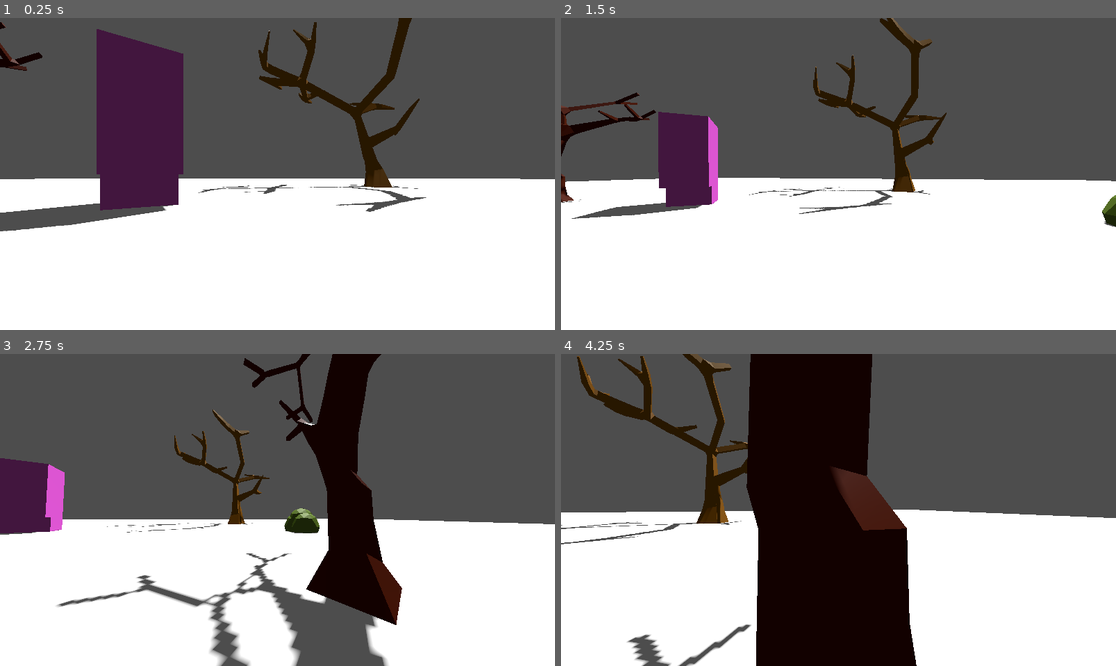
Above: before the commit, frames 1-4 (two rows, left to right).
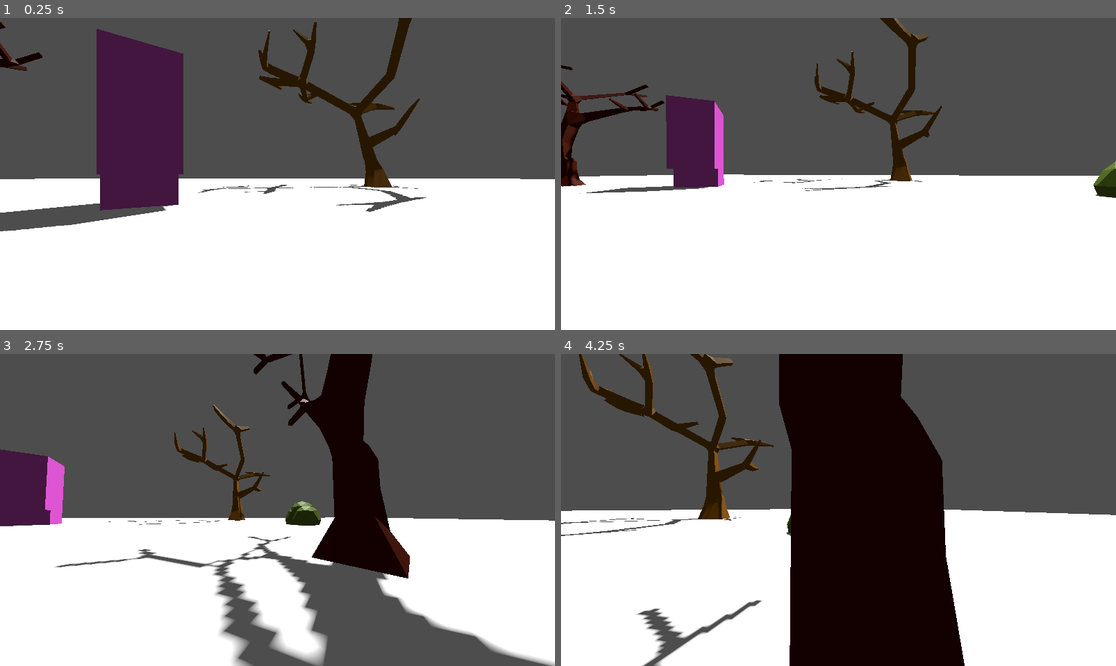
Above: after the commit, the same moments.

Repository: thedevbones/project-hillbilly
Game: Godot game, scene res://world.tscn
The game is run twice, just before and just after one commit, with the same random seed, the same clock (stepped at 60 frames per second) and the same inputs.
Inputs (mouse positions are in pixels of both pictures, inside the frame that each line leads up to):
- Up to frame 1 (0.25 s): no input
- Up to frame 2 (1.5 s): move the mouse to (866, 174) at 0.52 s; hold D (walk_right) 0.53-1.28 s; hold Shift (sprint) 0.53-1.28 s; tap Space (jump) at 0.77, 1.07 s; tap Ctrl (crouch, bound only after the commit) at 0.8, 1.35 s; move the mouse to (810, 174) at 1.27 s; hold S (walk_back) from 1.28 s (still down)
- Up to frame 3 (2.75 s): tap Space (jump) at 1.52, 1.55, 1.82, 2.1 s; move the mouse to (288, 503) at 2.02 s; release S (walk_back) at 2.03 s; hold D (walk_right) from 2.03 s (still down); hold Shift (sprint) from 2.03 s (still down)
- Up to frame 4 (4.25 s): move the mouse to (832, 516) at 2.77 s; release Shift (sprint) at 2.78 s; tap Shift (sprint) at 2.85 s; tap Space (jump) at 3.02, 3.32, 3.77, 3.8, 4.07 s; tap Ctrl (crouch, bound only after the commit) at 3.05 s; move the mouse to (877, 513) at 3.52 s; release D (walk_right) at 3.53 s; hold A (walk_left) from 3.53 s (still down); tap W (walk_foward) at 3.6 s

The runs differ from the first frame. In frame 1, less than 0.1% of the frame differs, in the area x 2-20%, y 4-16%; in frame 2, 8.3%; in frame 3, 18%; in frame 4, 21%, in the area x 0-100%, y 0-100%.

Commit message:
Added crouching and refactored sprinting code

Diff:
--- a/Player.gd
+++ b/Player.gd
@@ -6,7 +6,7 @@
 const JUMP_VELOCITY = 4.5
 const MAX_STAMINA = 10
 const SPRINT_MULTIPLIER = 1.5
-
+const CROUCH_MULTIPLIER = 0.75
 
 # Get the gravity from the project settings to be synced with RigidBody nodes.
 var gravity = ProjectSettings.get_setting("physics/3d/default_gravity")
@@ -14,6 +14,7 @@
 var speed = NORMAL_SPEED
 var stamina = MAX_STAMINA
 var is_sprinting = false
+var is_crouching = false
 var can_sprint = true
 
 
@@ -36,15 +37,24 @@
 		velocity.y -= gravity * delta
 
 	# Handle jump.
-	if Input.is_action_just_pressed("jump") and is_on_floor():
+	if Input.is_action_just_pressed("jump") and is_on_floor() and not is_crouching:
 		velocity.y = JUMP_VELOCITY
 
-	# Sprinting logic
-	if Input.is_action_pressed("sprint") and stamina > 0 and can_sprint:
+	# Input manager
+	if not can_sprint and not Input.is_action_pressed("sprint") and stamina >= 1:
+		can_sprint = true
+
+	if Input.is_action_pressed("sprint") and can_sprint and get_velocity().length() > 0:
 		is_sprinting = true
 	else:
 		is_sprinting = false
 
+	if Input.is_action_pressed("crouch"):
+		is_crouching = true
+	else:
+		is_crouching = false
+
+	# Sprinting logic
 	if is_sprinting:
 		speed = NORMAL_SPEED * SPRINT_MULTIPLIER
 		stamina -= delta  # Stamina depletes continuously while sprinting
@@ -53,13 +63,18 @@
 			stamina = 0.0  # Clamp stamina to zero
 			is_sprinting = false
 			can_sprint = false
-
-	# Stamina regeneration logic
-	if not is_sprinting:
+	elif is_crouching:
+		$Camera3D.global_transform.origin.y = lerp($Camera3D.global_transform.origin.y, 0.5, delta * 10)
+		speed = NORMAL_SPEED * CROUCH_MULTIPLIER
+		can_sprint = false
+		stamina += delta / 2
+		stamina = min(stamina, MAX_STAMINA)
+	else:
+		$Camera3D.global_transform.origin.y = lerp($Camera3D.global_transform.origin.y, 1.0, delta * 10)
+		$Camera3D.fov = lerp($Camera3D.fov, NORMAL_FOV, 0.1)
 		speed = NORMAL_SPEED
 		stamina += delta / 2
 		stamina = min(stamina, MAX_STAMINA)  # Clamp stamina to its maximum value
-		$Camera3D.fov = lerp($Camera3D.fov, NORMAL_FOV, 0.1)
 
 	# Get the input direction and handle the movement/deceleration.
 	# As good practice, you should replace UI actions with custom gameplay actions.
--- a/project.godot
+++ b/project.godot
@@ -47,3 +47,8 @@
 "events": [Object(InputEventKey,"resource_local_to_scene":false,"resource_name":"","device":-1,"window_id":0,"alt_press …(182 unchanged characters)…
 ]
 }
+crouch={
+"deadzone": 0.5,
+"events": [Object(InputEventKey,"resource_local_to_scene":false,"resource_name":"","device":-1,"window_id":0,"alt_pressed":false,"shift_pressed":false,"ctrl_pressed":false,"meta_pressed":false,"pressed":false,"keycode":0,"physical_keycode":4194326,"key_label":0,"unicode":0,"echo":false,"script":null)
+]
+}
--- a/world.tscn
+++ b/world.tscn
@@ -26,6 +26,7 @@
 shape = SubResource("CapsuleShape3D_hnuiv")
 
 [node name="PlayerMesh" type="MeshInstance3D" parent="Player"]
+visible = false
 mesh = SubResource("CapsuleMesh_ge5q0")
 
 [node name="WorldEnvironment" type="WorldEnvironment" parent="."]
